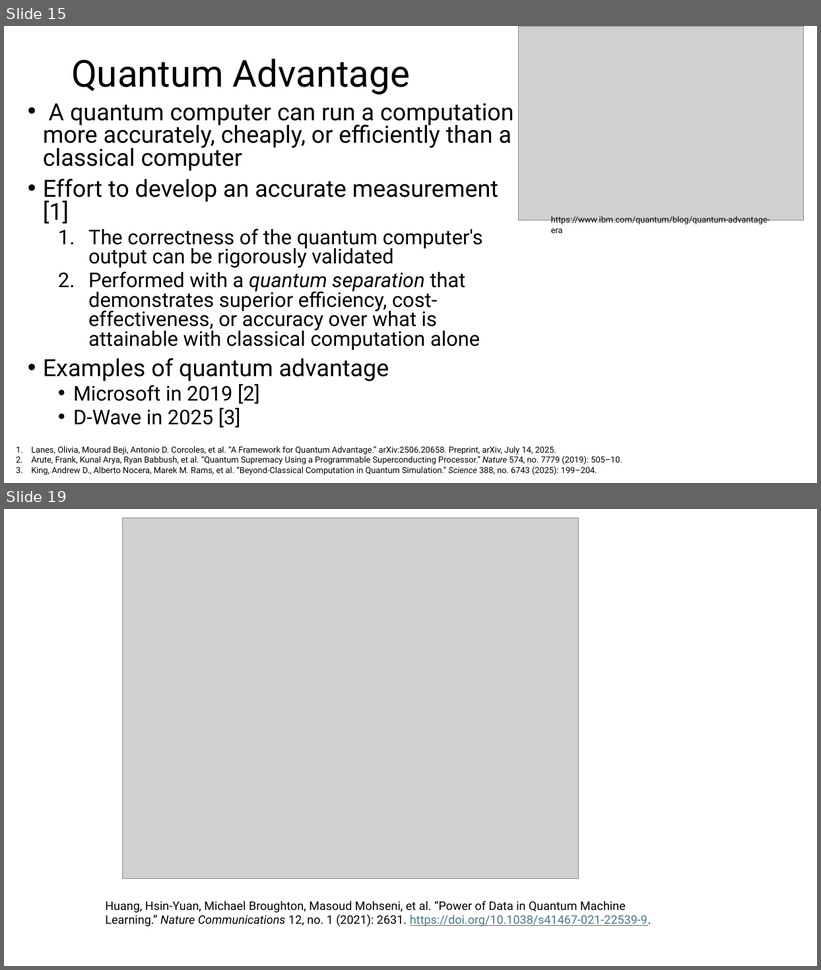
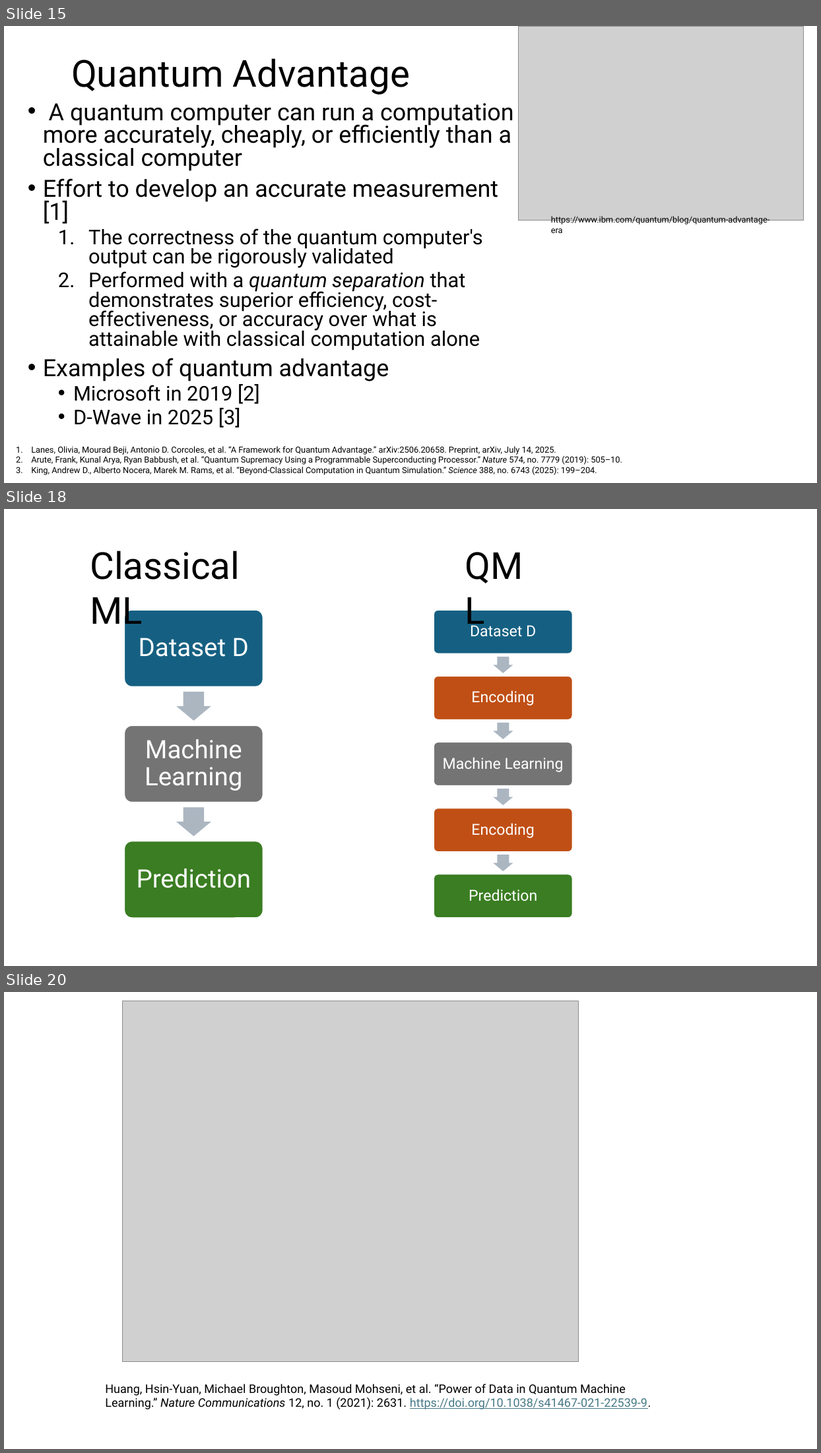
Before and after one commit to aebergl/Presentations, a slide deck: QuantumComputing.pptx. Shown one above the other, each under a label of ours: slides 15 and 19 before the commit, slides 15, 18 and 20 after it; the slides between them are not shown. The pictures are 821x970 and 821x1453 pixels, drawn with LibreOffice and Linux fonts; fonts in the diff are those of the drawing; grey boxes stand for pictures. Boxes give left, top, right and bottom in pixels: in the first picture for what was removed or moved away, otherwise in the second. Text is boxed around its words. In the diff, an @@ line names an element or a change of style, - is before the commit and + after.

```diff
--- a/QuantumComputing.pptx
+++ b/QuantumComputing.pptx
@@ slide 18 added at (4, 509, 817, 966), background #FFFFFF @@
@@ text added at (459, 539, 547, 590), 44 pt, text #000000 @@
+QML
@@ text added at (90, 551, 240, 632), 44 pt, text #000000 @@
+Classical ML
@@ group added at (124, 609, 263, 918): 3 rounded rectangles, 3 texts, 2 right arrows @@
+Dataset D
+Machine Learning
+Prediction
@@ group added at (434, 609, 572, 918): 5 rounded rectangles, 5 texts, 4 right arrows @@
+Dataset D
+Encoding
+Machine Learning
+Encoding
+Prediction
@@ what was slide 19 is now slide 20 @@
```
Also in this commit, not shown: 6 slides changed, 9 other slides added, 4 slides removed, 1 other file.
